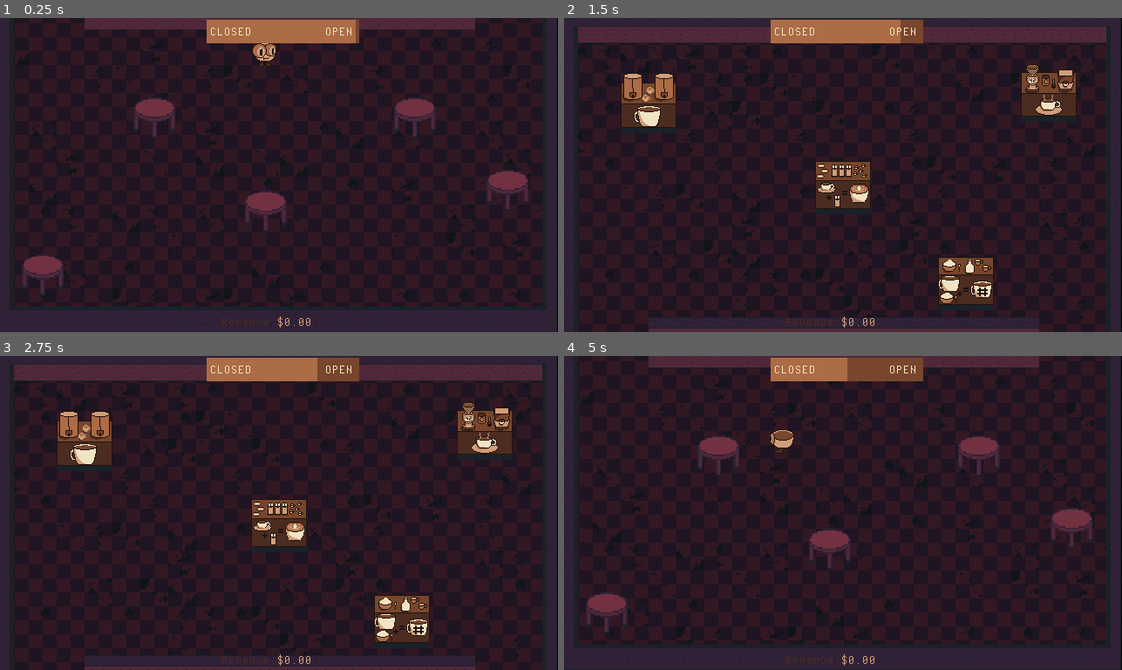
Above: before the commit, frames 1-4 (two rows, left to right).
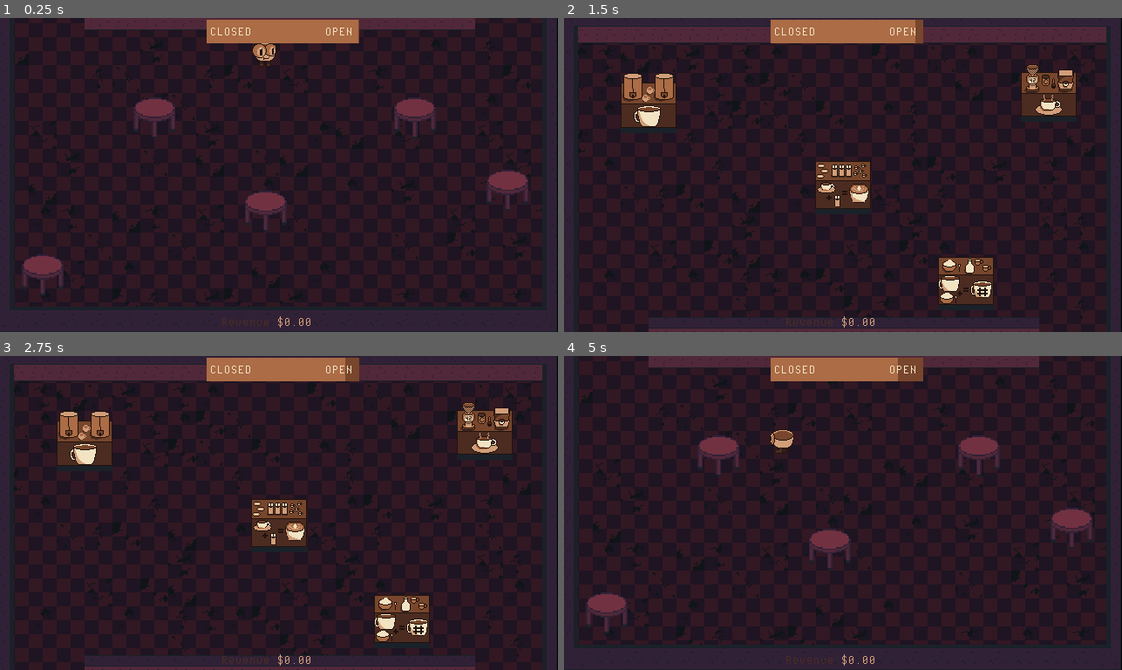
Above: after the commit, the same moments.

Repository: billbobphil/coffee-jam-2023
Game: Godot game, scene res://scenes/rootScene.tscn
The game is run twice, just before and just after one commit, with the same random seed, the same clock (stepped at 60 frames per second) and the same inputs.
Inputs:
- Up to frame 1 (0.25 s): no input
- Up to frame 2 (1.5 s): hold D (move_right) 0.53-1.28 s; tap Tab (change_camera) at 0.6 s; hold S (move_down) from 1.28 s (still down); tap Space (dash) at 1.35 s
- Up to frame 3 (2.75 s): release S (move_down) at 2.03 s; hold D (move_right) from 2.03 s (still down); tap F (interact) at 2.1 s
- Up to frame 4 (5 s): release D (move_right) at 2.78 s; hold W (move_up) 2.78-3.53 s; tap Tab (change_camera) at 2.85 s; hold A (move_left) from 3.53 s (still down); tap Space (dash) at 3.6 s; tap F (interact) at 4.35 s

The runs differ from the first frame. In frame 1, less than 0.1% of the frame differs, in the area x 63-65%, y 0-9%; in frame 2, 0.2%; in frame 3, 0.4%; in frame 4, 0.7%, in the area x 50-60%, y 0-9%.

Commit message:
Tied in play again button so that it reloads the scene. Added logic so that the number of customers served is saved

Diff:
--- a/scenes/level_end.tscn
+++ b/scenes/level_end.tscn
@@ -116,3 +116,6 @@
 text = "MENU"
 
 [node name="LevelEndScreen" type="Node2D" parent="."]
+
+[connection signal="pressed" from="PlayAgainButton" to="." method="_on_play_again_button_pressed"]
+[connection signal="pressed" from="MenuButton" to="." method="_on_menu_button_pressed"]
--- a/scripts/gameManager.gd
+++ b/scripts/gameManager.gd
@@ -9,13 +9,15 @@
 var kitchenCamera;
 var storefrontCamera;
 var totalRevenue : float = 0;
-@export var dayLength: float = 10;
+@export var dayLength: float = 30;
 var dayTimer = 0;
 var timeRemainingBar;
 var isShopOpen : bool = true;
 var levelEndScreen;
+var totalCustomersServed = 0;
 
 func _ready():
+	get_tree().paused = false;
 	kitchenCamera = $KitchenCamera;
 	storefrontCamera = $StorefrontCamera;
 	levelEndScreen = $LevelEndScreen;
@@ -23,7 +25,6 @@
 	dayTimer = dayLength;
 	get_node("OrderManager").payout_triggered.connect(_on_payout_triggered);
 
-# Called every frame. 'delta' is the elapsed time since the previous frame.
 func _process(delta):
 	if(dayTimer > 0 && isShopOpen):
 		dayTimer -= delta;
@@ -31,7 +32,7 @@
 	elif(dayTimer <= 0 && isShopOpen):
 		print("Day ended");
 		isShopOpen = false;
-		levelEndScreen.showDialog(11, totalRevenue);
+		levelEndScreen.showDialog(totalCustomersServed, totalRevenue);
 		get_tree().paused = true;
 
 
@@ -62,4 +63,5 @@
 func _on_payout_triggered(amount : float):
 	print("Payout triggered");
 	totalRevenue += amount;
+	totalCustomersServed += 1;
 	get_node("HUD/RevenueText").text = "$" + str(totalRevenue);
--- a/scripts/level_end.gd
+++ b/scripts/level_end.gd
@@ -5,3 +5,13 @@
 	self.visible = true;
 	get_node("CustomersServedText").text = str(customersServed);
 	get_node("TotalRevenueText").text = "$" + str(totalRevenue);
+
+
+
+func _on_play_again_button_pressed():
+	get_tree().reload_current_scene();
+
+
+func _on_menu_button_pressed():
+	#TODO: take player to main menu
+	pass
